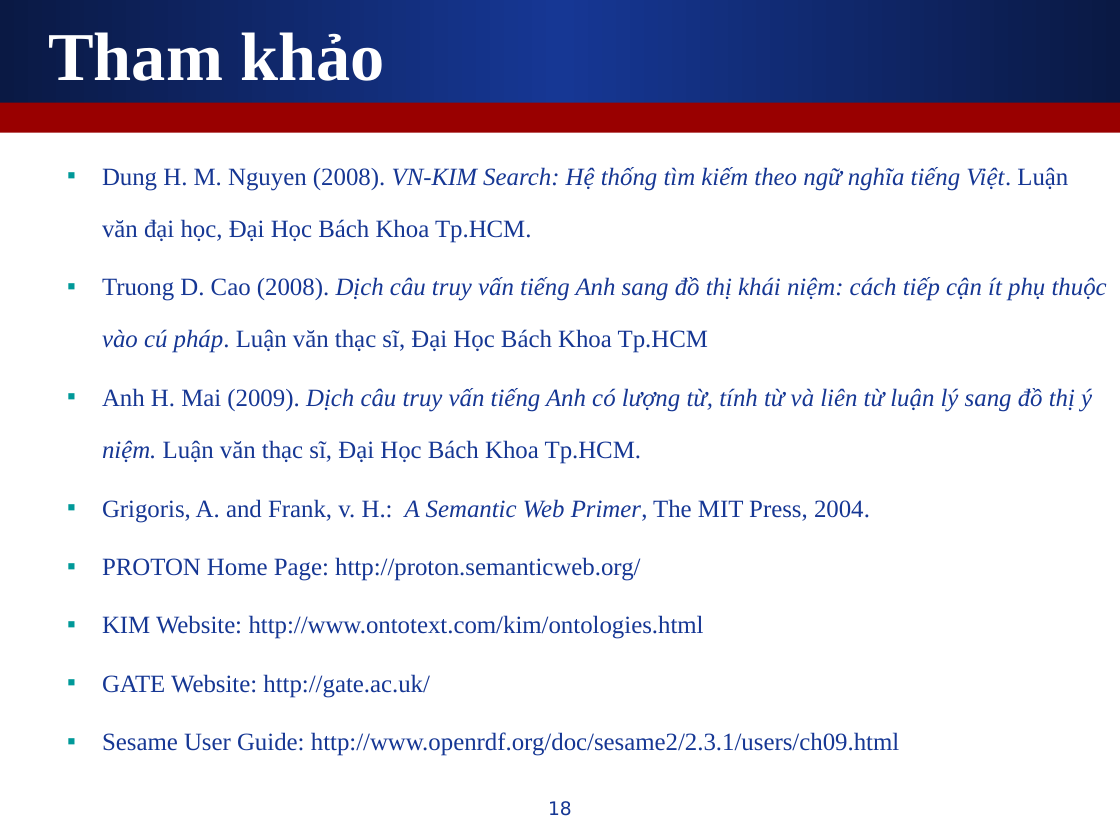
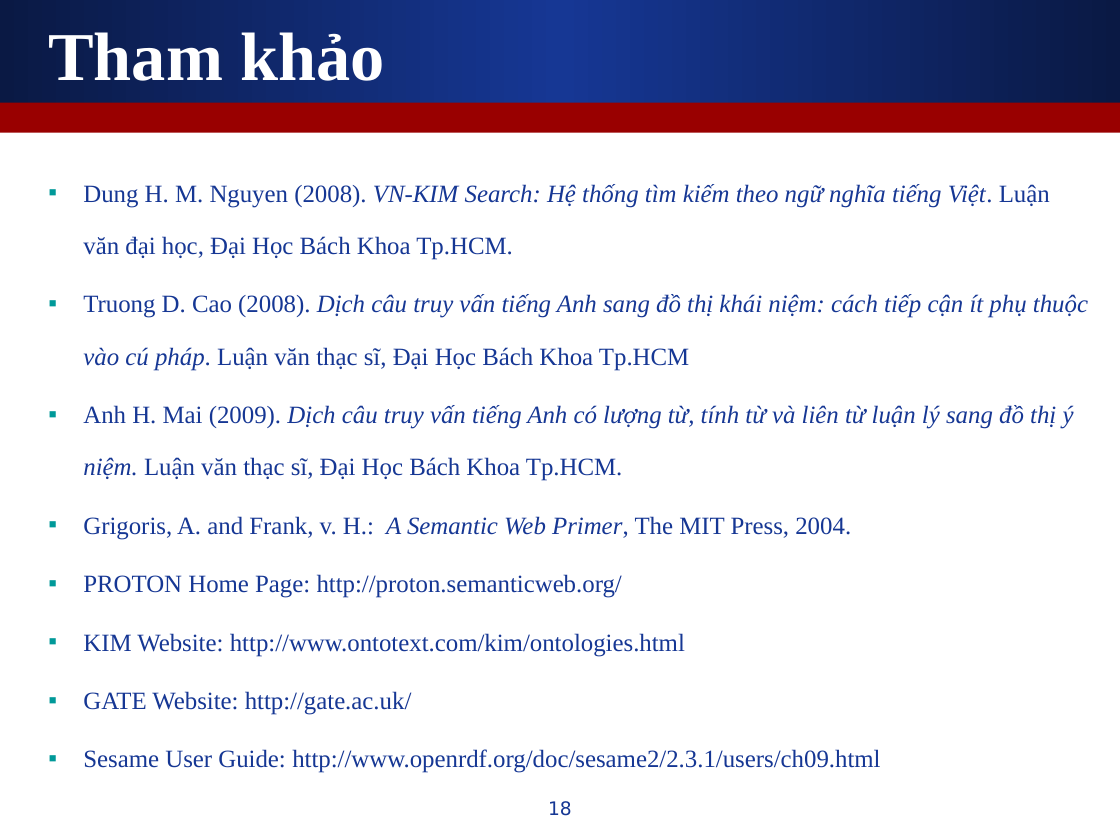
Before and after one commit to leaderwing/kt-kimres, a slide deck: slide 18 of note/[Thesis] Presentation.ppt. Drawn at 1120x840 pixels with LibreOffice and Linux fonts; fonts in the diff are those of the drawing. Boxes give left, top, right and bottom in pixels: in the first picture for what was removed or moved away, otherwise in the second. Text is boxed around its words. In the diff, an @@ line names an element or a change of style, - is before the commit and + after.

```diff
--- a/note/[Thesis] Presentation.ppt
+++ b/note/[Thesis] Presentation.ppt
@@ text "Dung H. M. Nguyen (2008). ...": place and size @@
-text "Dung H. M. Nguyen (2008). ..." at (102, 167, 1107, 756)
+text "Dung H. M. Nguyen (2008). ..." at (83, 184, 1088, 773)
```
Also in this commit, not shown: 7 other slides changed.
